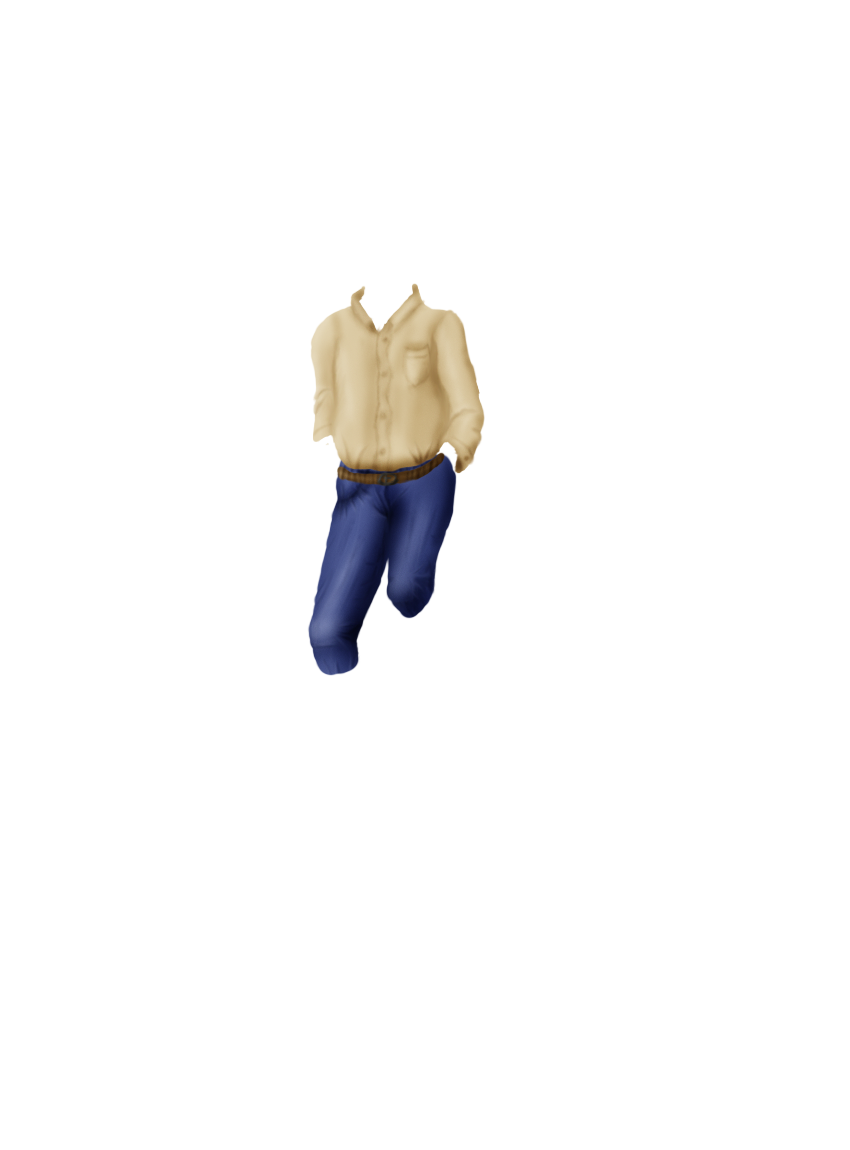
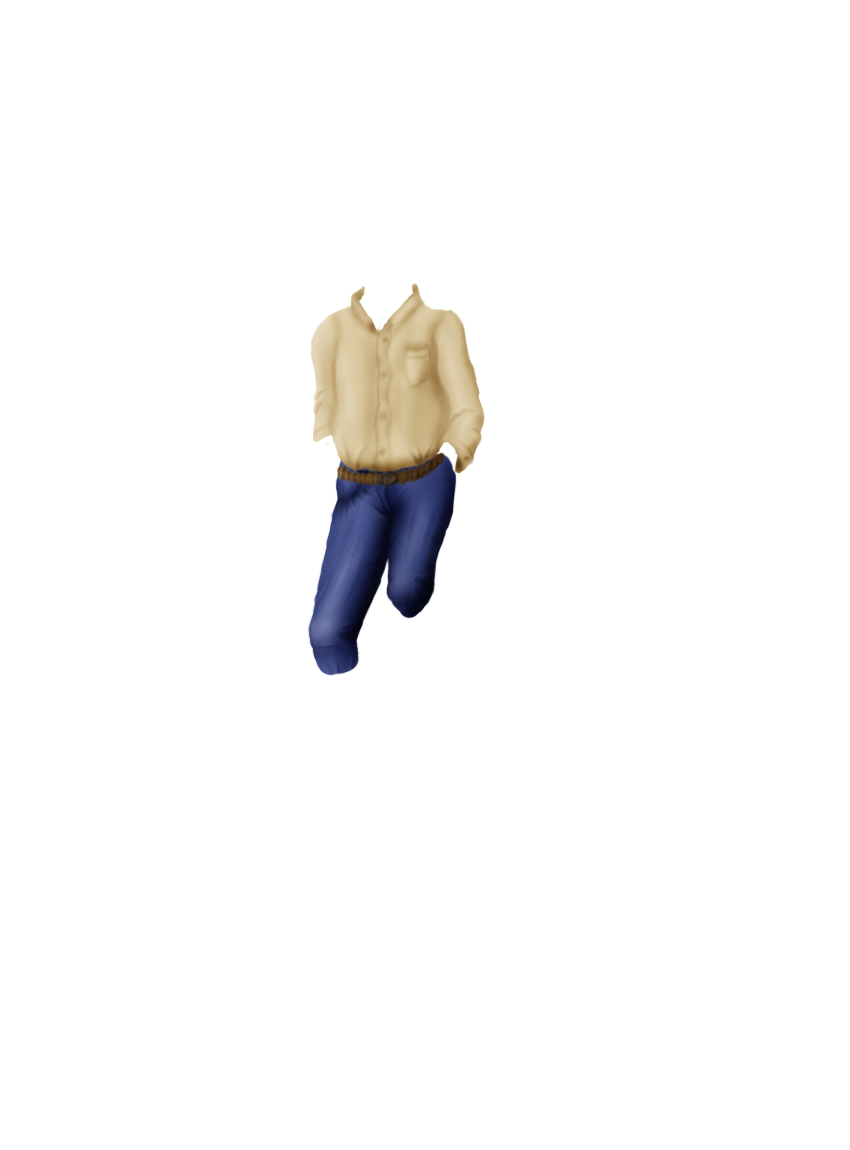
Revision of a layered w=850, h=1150 image; what changed, layer by layer:
painted on "Chemise" over [345, 453, 439, 475]
painted on "Layer 1" over [338, 452, 444, 489]
painted on "Jeans" over [340, 459, 456, 636]
